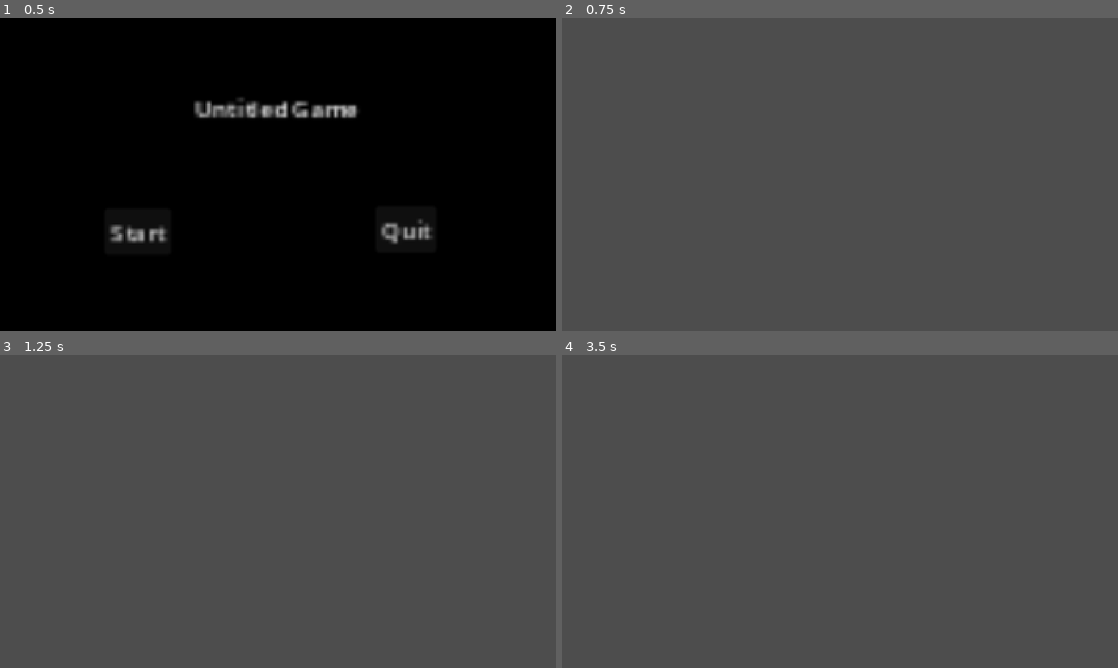
Above: before the commit, frames 1-4 (two rows, left to right).
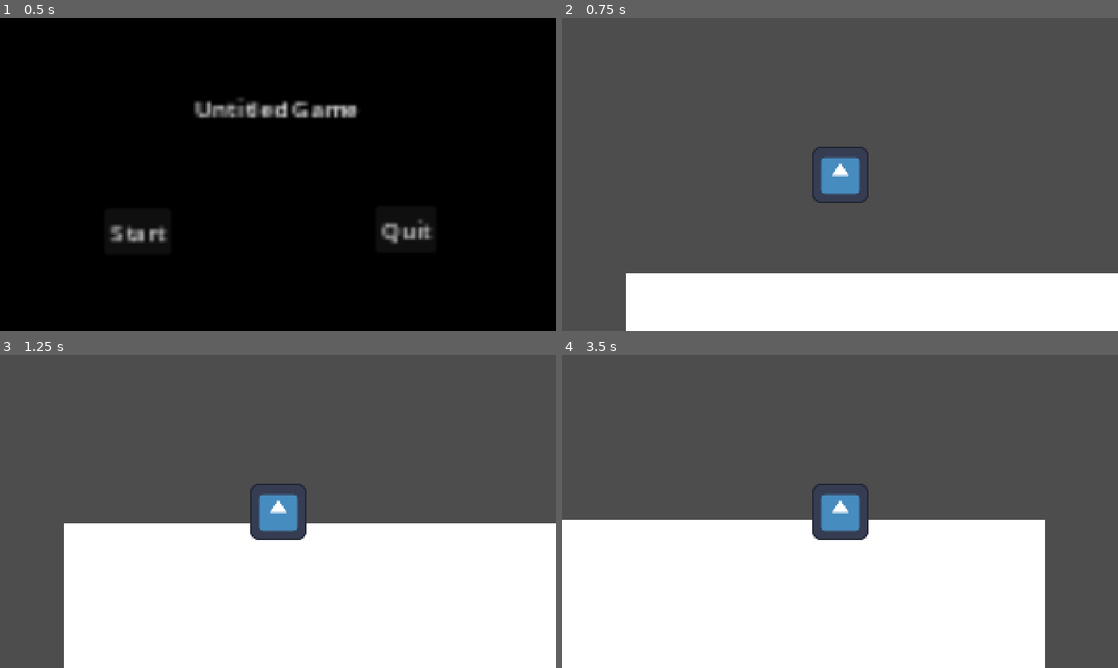
Above: after the commit, the same moments.

Repository: Jes-lan/Gamejam2025
Game: Godot game, scene res://scenes/splash_screen.tscn
Same seed, same stepped clock (60 frames per second), same inputs: the game is played once before the commit and once after it. The engine's default icon, where the game draws it, is replaced by a stand-in: a white triangle on a blue panel in a dark square. Video files are missing from this copy of the repository; at most half a second of black plays in their place.
Inputs:
- Up to frame 1 (0.5 s): no input
- Up to frame 2 (0.75 s): click "Start" at 0.5 s
- Up to frame 3 (1.25 s): no input
- Up to frame 4 (3.5 s): tap Enter (ui_accept) at 1.25, 1.35, 3.05 s; hold Right (ui_right) 1.28-2.78 s; tap Space (jumping, bound only after the commit) at 1.52, 1.82, 2.27, 2.3, 2.57, 2.85 s; tap Z (rolling, bound only after the commit) at 1.55, 2.1 s; hold Left (ui_left) from 2.78 s (still down)

Frame 1 is identical in both runs. In frame 2, 17% of the frame differs, in the area x 11-100%, y 41-100%; in frame 3, 41%; in frame 4, 42%, in the area x 0-87%, y 41-100%.

Commit message:
Add player movement and input handling, implement camera zoom, and create mouse character scene

Diff:
--- /dev/null
+++ b/characters/mouse.tscn
@@ -0,0 +1,3 @@
+[gd_scene format=3 uid="uid://cjmua3b7us45v"]
+
+[node name="Mouse" type="CharacterBody2D"]
--- a/characters/player.tscn
+++ b/characters/player.tscn
@@ -13,3 +13,6 @@
 
 [node name="CollisionShape2D" type="CollisionShape2D" parent="."]
 shape = SubResource("CircleShape2D_3eadt")
+
+[node name="Camera2D" type="Camera2D" parent="."]
+zoom = Vector2(1.5, 1.5)
--- a/project.godot
+++ b/project.godot
@@ -26,3 +26,18 @@
 window/size/mode=3
 window/size/resizable=false
 window/stretch/mode="canvas_items"
+
+[input]
+
+rolling={
+"deadzone": 0.2,
+"events": [Object(InputEventKey,"resource_local_to_scene":false,"resource_name":"","device":-1,"window_id":0,"alt_pressed":false,"shift_pressed":false,"ctrl_pressed":false,"meta_pressed":false,"pressed":false,"keycode":0,"physical_keycode":90,"key_label":0,"unicode":122,"location":0,"echo":false,"script":null)
+, Object(InputEventKey,"resource_local_to_scene":false,"resource_name":"","device":-1,"window_id":0,"alt_pressed":false,"shift_pressed":false,"ctrl_pressed":false,"meta_pressed":false,"pressed":false,"keycode":0,"physical_keycode":4194325,"key_label":0,"unicode":0,"location":0,"echo":false,"script":null)
+]
+}
+jumping={
+"deadzone": 0.2,
+"events": [Object(InputEventKey,"resource_local_to_scene":false,"resource_name":"","device":-1,"window_id":0,"alt_pressed":false,"shift_pressed":false,"ctrl_pressed":false,"meta_pressed":false,"pressed":false,"keycode":0,"physical_keycode":32,"key_label":0,"unicode":32,"location":0,"echo":false,"script":null)
+, Object(InputEventKey,"resource_local_to_scene":false,"resource_name":"","device":-1,"window_id":0,"alt_pressed":false,"shift_pressed":false,"ctrl_pressed":false,"meta_pressed":false,"pressed":false,"keycode":0,"physical_keycode":88,"key_label":0,"unicode":120,"location":0,"echo":false,"script":null)
+]
+}
--- a/scenes/level_1.tscn
+++ b/scenes/level_1.tscn
@@ -1,3 +1,23 @@
-[gd_scene format=3 uid="uid://glde5ypd480h"]
+[gd_scene load_steps=3 format=3 uid="uid://glde5ypd480h"]
+
+[ext_resource type="PackedScene" uid="uid://dkxj85k7t76i7" path="res://characters/player.tscn" id="1_014kd"]
+
+[sub_resource type="RectangleShape2D" id="RectangleShape2D_gkh53"]
+size = Vector2(1250, 530)
 
 [node name="Level1" type="Node2D"]
+
+[node name="StaticBody2D" type="StaticBody2D" parent="."]
+position = Vector2(256, 608)
+
+[node name="CollisionShape2D" type="CollisionShape2D" parent="StaticBody2D"]
+position = Vector2(615, 255)
+shape = SubResource("RectangleShape2D_gkh53")
+
+[node name="ColorRect" type="ColorRect" parent="StaticBody2D"]
+offset_left = -8.0
+offset_right = 1240.0
+offset_bottom = 520.0
+
+[node name="Player" parent="." instance=ExtResource("1_014kd")]
+position = Vector2(744, 368)
--- a/scripts/player.gd
+++ b/scripts/player.gd
@@ -1,18 +1,23 @@
 extends CharacterBody2D
 
 
-const SPEED = 300.0
-const JUMP_VELOCITY = -400.0
+var SPEED = 300.0
+var JUMP_VELOCITY = -400.0
 
-
-func _physics_process(delta: float) -> void:
+func movement(delta: float) -> void:
 	# Add the gravity.
 	if not is_on_floor():
 		velocity += get_gravity() * delta
 
 	# Handle jump.
-	if Input.is_action_just_pressed("ui_accept") and is_on_floor():
+	if Input.is_action_just_pressed("jumping") and is_on_floor():
 		velocity.y = JUMP_VELOCITY
+
+	# Change speed to run.
+	if Input.is_action_just_pressed("rolling"):
+		SPEED = 600.0
+	elif Input.is_action_just_released("rolling"):
+		SPEED = 300.0
 
 	# Get the input direction and handle the movement/deceleration.
 	# As good practice, you should replace UI actions with custom gameplay actions.
@@ -22,4 +27,8 @@
 	else:
 		velocity.x = move_toward(velocity.x, 0, SPEED)
 
+
+func _physics_process(delta: float) -> void:
+	movement(delta)
+	# Move the character.
 	move_and_slide()
